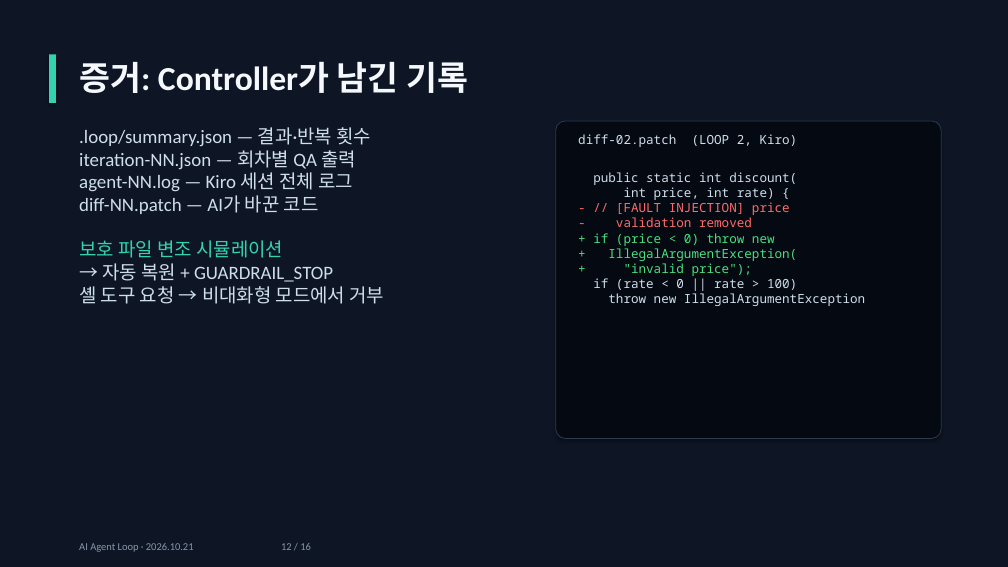
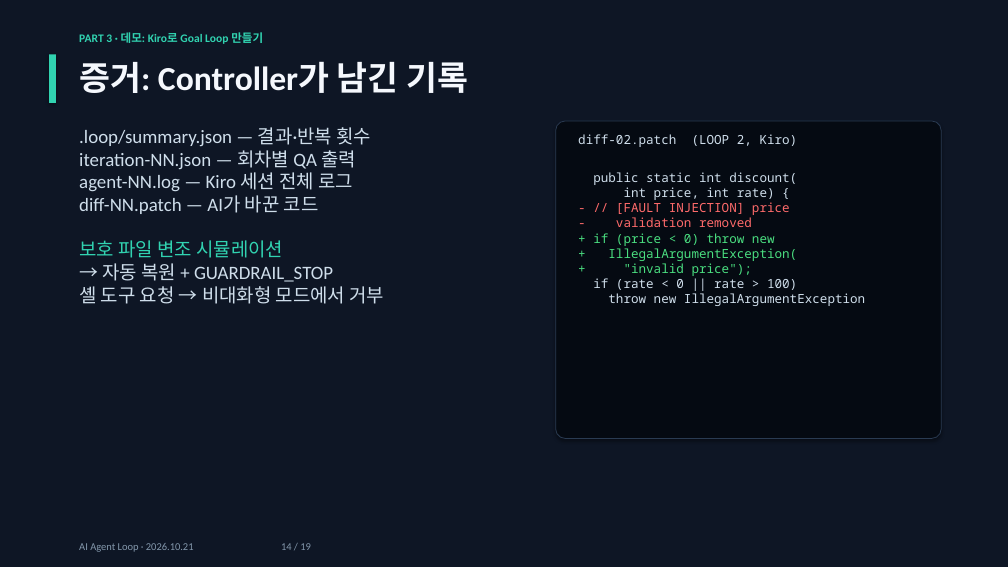
Before and after one commit to jaewon-i/kiro-agent-loop-demo, a slide deck: slide 14 of docs/AI_Agent_Loop.pptx (slide 12 before the commit). Drawn at 1008x567 pixels with LibreOffice and Linux fonts; fonts in the diff are those of the drawing. Boxes give left, top, right and bottom in pixels: in the first picture for what was removed or moved away, otherwise in the second. Text is boxed around its words. In the diff, an @@ line names an element or a change of style, - is before the commit and + after.

```diff
--- a/docs/AI_Agent_Loop.pptx
+++ b/docs/AI_Agent_Loop.pptx
@@ text added at (79,32,263,44), 11 pt, text #31D3B1, bold @@
+PART 3 · 데모: Kiro로 Goal Loop 만들기
@@ text at (79,543,311,552): text changed @@
-AI Agent Loop · 2026.10.21 12 / 16
+AI Agent Loop · 2026.10.21 14 / 19
```
Also in this commit, not shown: 10 other slides changed, 8 slides added, 5 slides removed.
